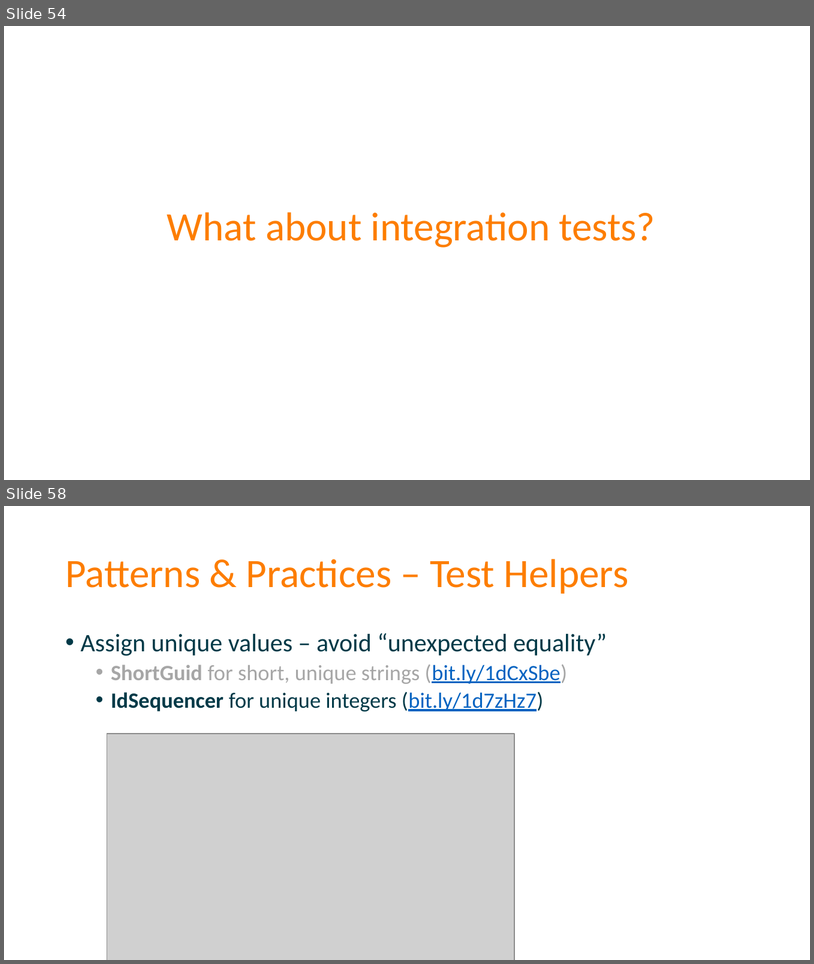
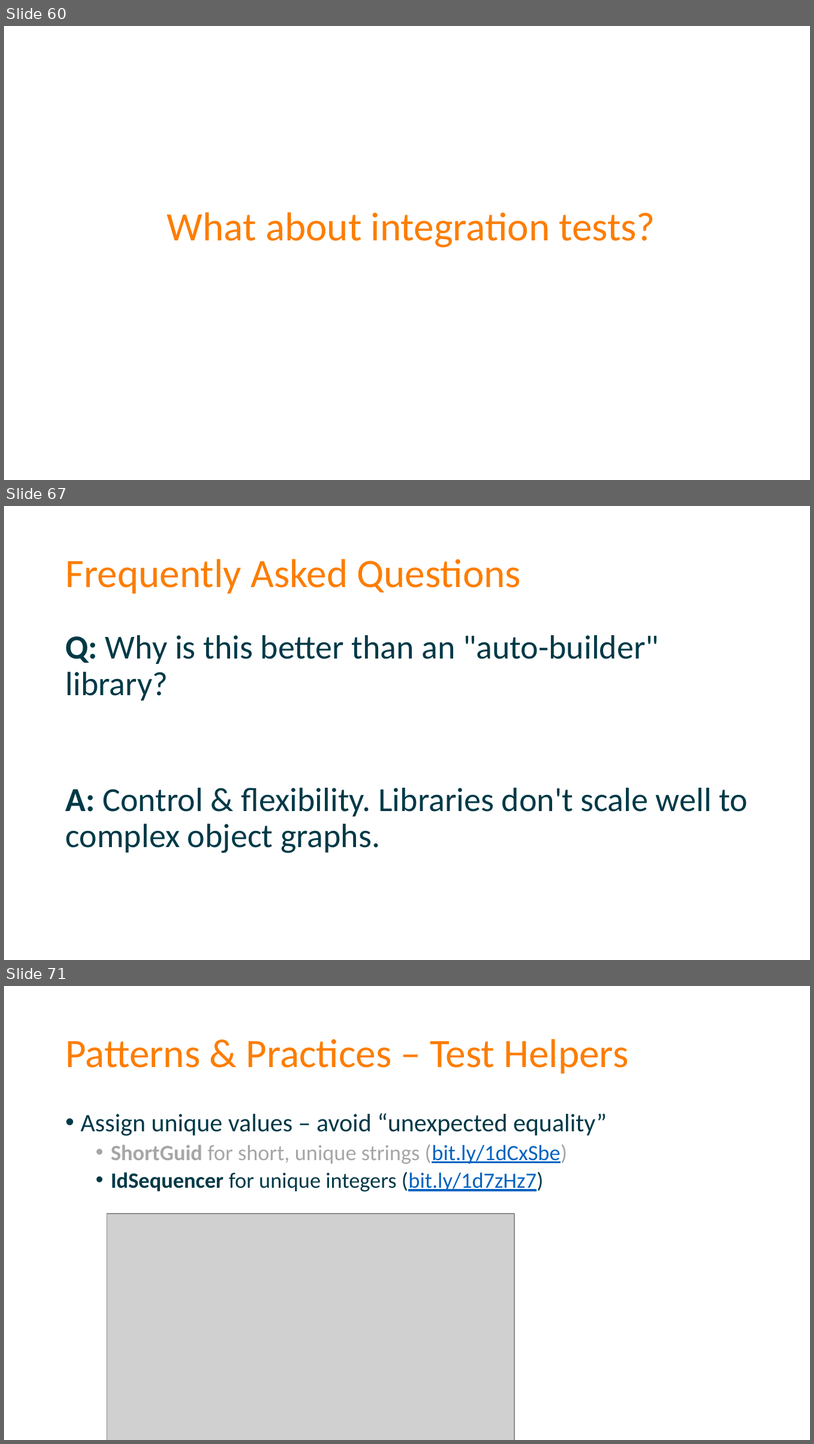
Before and after one commit to spetryjohnson/Talk-Patterns_of_Effective_Test_Setup, a slide deck: POETS - CodeMash 2017.pptx. Shown one above the other, each under a label of ours: slides 54 and 58 before the commit, slides 60, 67 and 71 after it; the slides between them are not shown. The pictures are 814x964 and 814x1444 pixels, drawn with LibreOffice and Linux fonts; fonts in the diff are those of the drawing; grey boxes stand for pictures. Boxes give left, top, right and bottom in pixels: in the first picture for what was removed or moved away, otherwise in the second. Text is boxed around its words. In the diff, an @@ line names an element or a change of style, - is before the commit and + after.

```diff
--- a/POETS - CodeMash 2017.pptx
+++ b/POETS - CodeMash 2017.pptx
@@ slide 67 added at bbox=[4, 506, 810, 960], background #FFFFFF @@
@@ title added at bbox=[65, 559, 521, 594], 48 pt, text #FD7D00 @@
+Frequently Asked Questions
@@ text added at bbox=[65, 635, 749, 853], 40 pt, text #013947 @@
+Q: Why is this better than an "auto-builder" library?
+A: Control & flexibility. Libraries don't scale well to complex object graphs.
@@ what was slide 54 is now slide 60 @@
@@ what was slide 58 is now slide 71 @@
```
Also in this commit, not shown: 14 slides changed, 5 other slides added, 14 slides removed, 1 other file.
